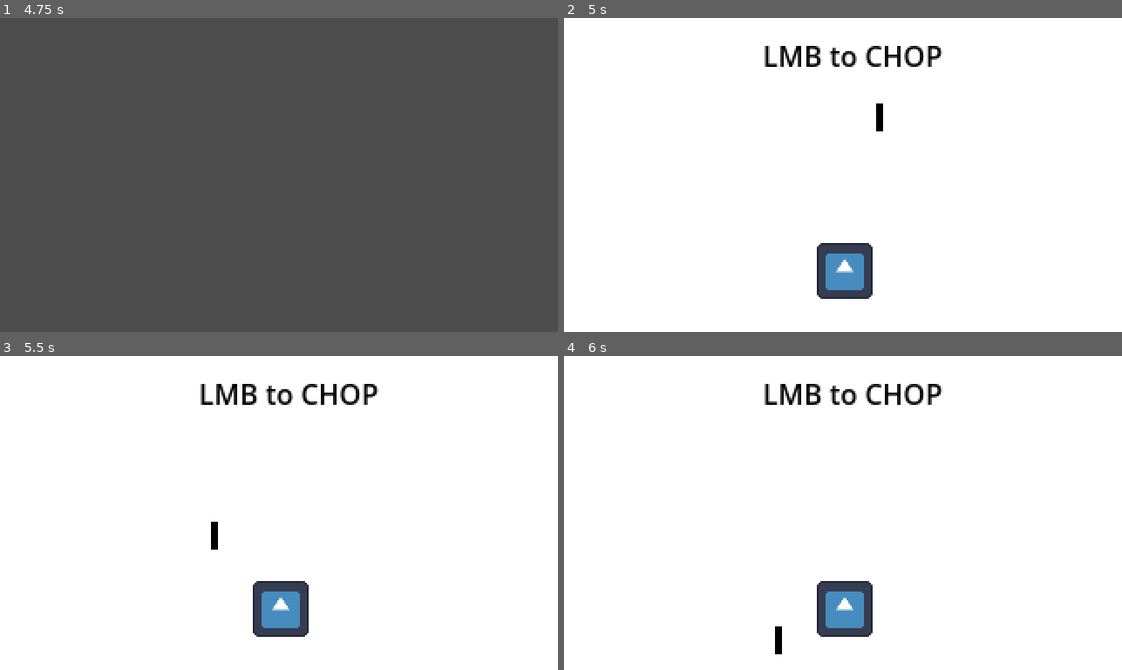
Above: before the commit, frames 1-4 (two rows, left to right).
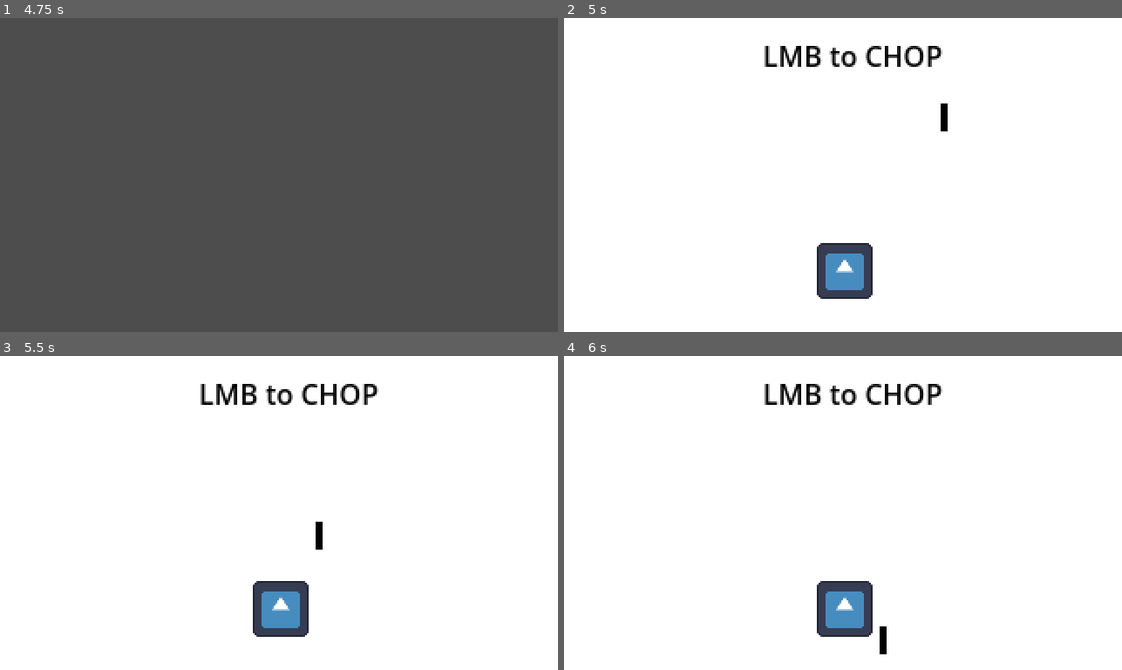
Above: after the commit, the same moments.

Repository: emmetl913/GMTK2024
Game: Godot game, scene res://menus/MainMenu.tscn
The game is run twice, just before and just after one commit, with the same random seed, the same clock (stepped at 60 frames per second) and the same inputs. The engine's default icon, where the game draws it, is replaced by a stand-in: a white triangle on a blue panel in a dark square.
Inputs (mouse positions are in pixels of both pictures, inside the frame that each line leads up to):
- Up to frame 1 (4.75 s): click "Start" at 0.5 s; tap Enter at 1.25, 3.5 s; move the mouse to (401, 159) at 1.27 s; hold S (S) 1.28-2.03 s; tap Space at 2, 4.25 s; move the mouse to (167, 190) at 2.02 s; click (167, 190) at 2.1 s; tap S (S) at 2.3, 3.8 s; move the mouse to (334, 105) at 2.77 s; hold S (S) 2.78-3.53 s; move the mouse to (251, 237) at 3.52 s; tap W (W) at 3.6 s; move the mouse to (446, 222) at 4.27 s; hold S (S) from 4.28 s (still down)
- Up to frame 2 (5 s): keep holding S (S)
- Up to frame 3 (5.5 s): move the mouse to (111, 465) at 5.02 s; release S (S) at 5.03 s; click (111, 465) at 5.1 s; tap S (S) at 5.3 s
- Up to frame 4 (6 s): move the mouse to (870, 513) at 5.77 s; hold S (S) from 5.78 s (still down)

Frame 1 is identical in both runs. In frame 2, 0.2% of the frame differs, in the area x 55-69%, y 27-37%; in frame 3, 0.2%; in frame 4, 0.2%.

Commit message:
change chopping speed

Diff:
--- a/games/ChoppingGame/ChoppingGame.tscn
+++ b/games/ChoppingGame/ChoppingGame.tscn
@@ -24,7 +24,7 @@
 
 [node name="ChoppingGame" type="Node2D"]
 script = ExtResource("1_pc1qu")
-knife_speed = 500
+knife_speed = 300
 sweetspot_size = 32
 
 [node name="ColorRect" type="ColorRect" parent="."]
